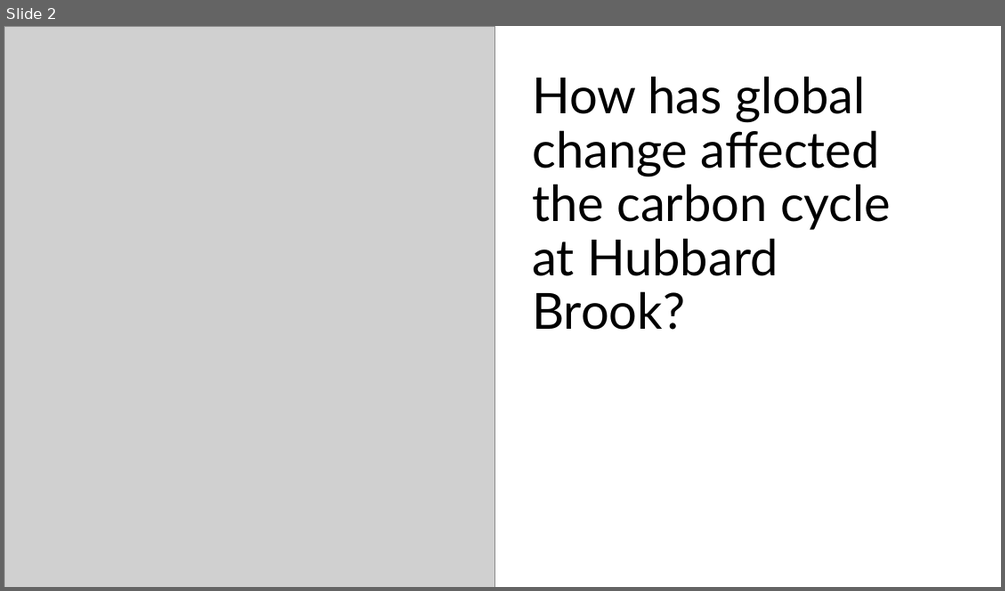
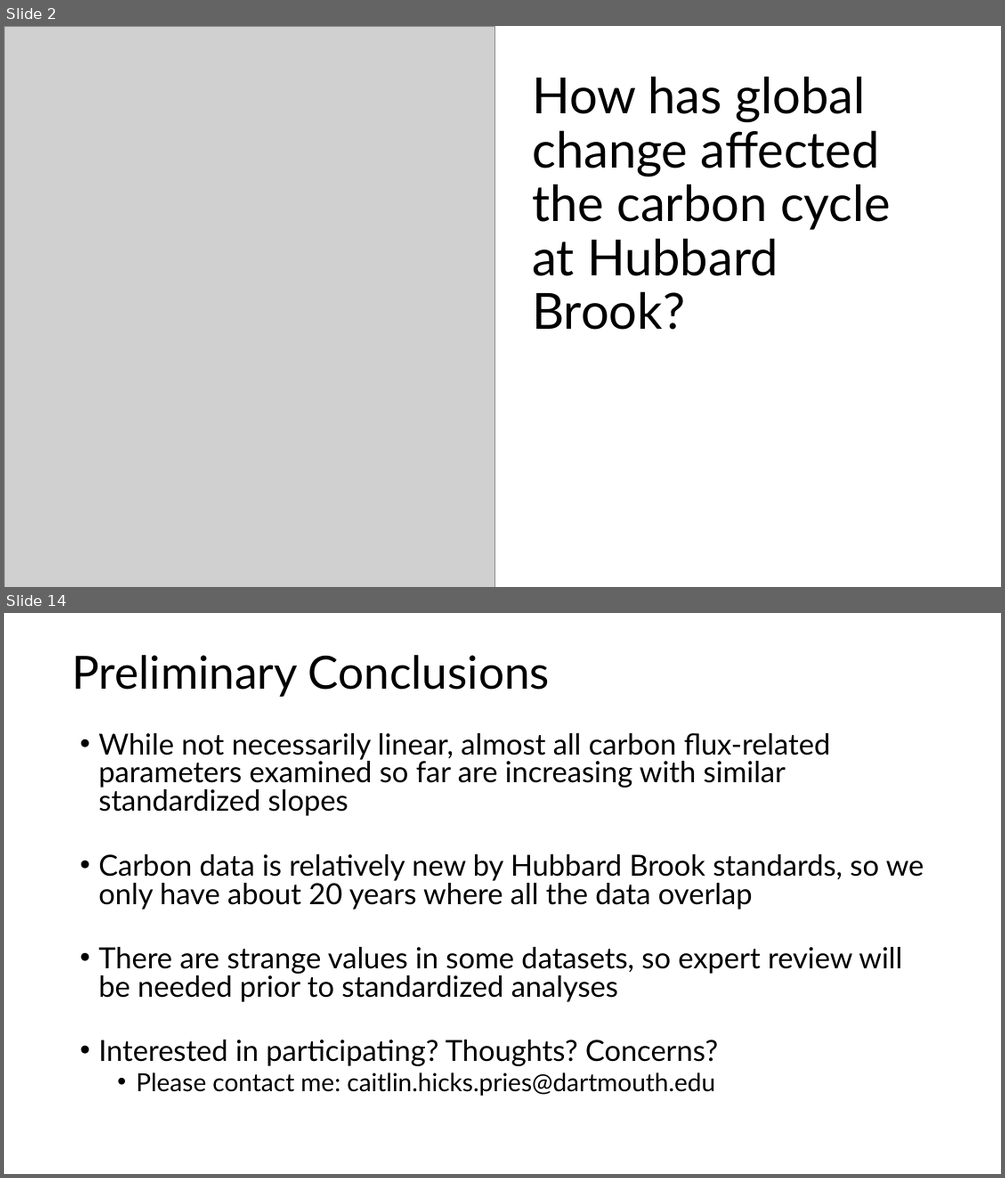
Before and after one commit to CaitlinPries/HB-Temporal-Carbon, a slide deck: Temporal C HB Meeting.pptx. Shown one above the other, each under a label of ours: slide 2 before the commit, slides 2 and 14 after it; the slides between them are not shown. The pictures are 1005x591 and 1005x1178 pixels, drawn with LibreOffice and Linux fonts; fonts in the diff are those of the drawing; grey boxes stand for pictures. Boxes give left, top, right and bottom in pixels: in the first picture for what was removed or moved away, otherwise in the second. Text is boxed around its words. In the diff, an @@ line names an element or a change of style, - is before the commit and + after.

Commit message:
More updates for meeting
Added more standardized graphs and prelim analyses for the presentation at the HB annual meeting

```diff
--- a/Temporal C HB Meeting.pptx
+++ b/Temporal C HB Meeting.pptx
@@ slide 14 added at [4, 613, 1001, 1174], background #FFFFFF @@
@@ title added at [73, 655, 550, 697], 44 pt, text #000000 @@
+Preliminary Conclusions
@@ text added at [98, 733, 924, 1095], 28 pt, text #000000 @@
+• While not necessarily linear, almost all carbon flux-related parameters examined so far are increasing with similar standardized slopes
+• Carbon data is relatively new by Hubbard Brook standards, so we only have about 20 years where all the data overlap
+• There are strange values in some datasets, so expert review will be needed prior to standardized analyses
+• Interested in participating? Thoughts? Concerns?
+  • Please contact me: caitlin.hicks.pries@dartmouth.edu
```
Also in this commit, not shown: 6 slides changed, 6 other slides added, 6 slides removed, 14 other files.
